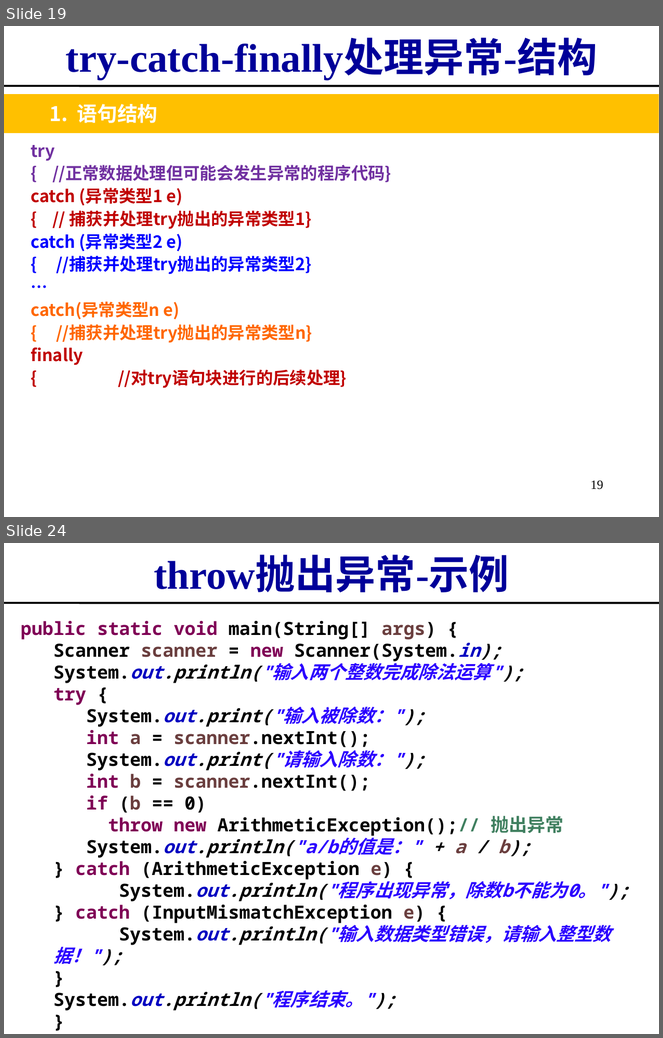
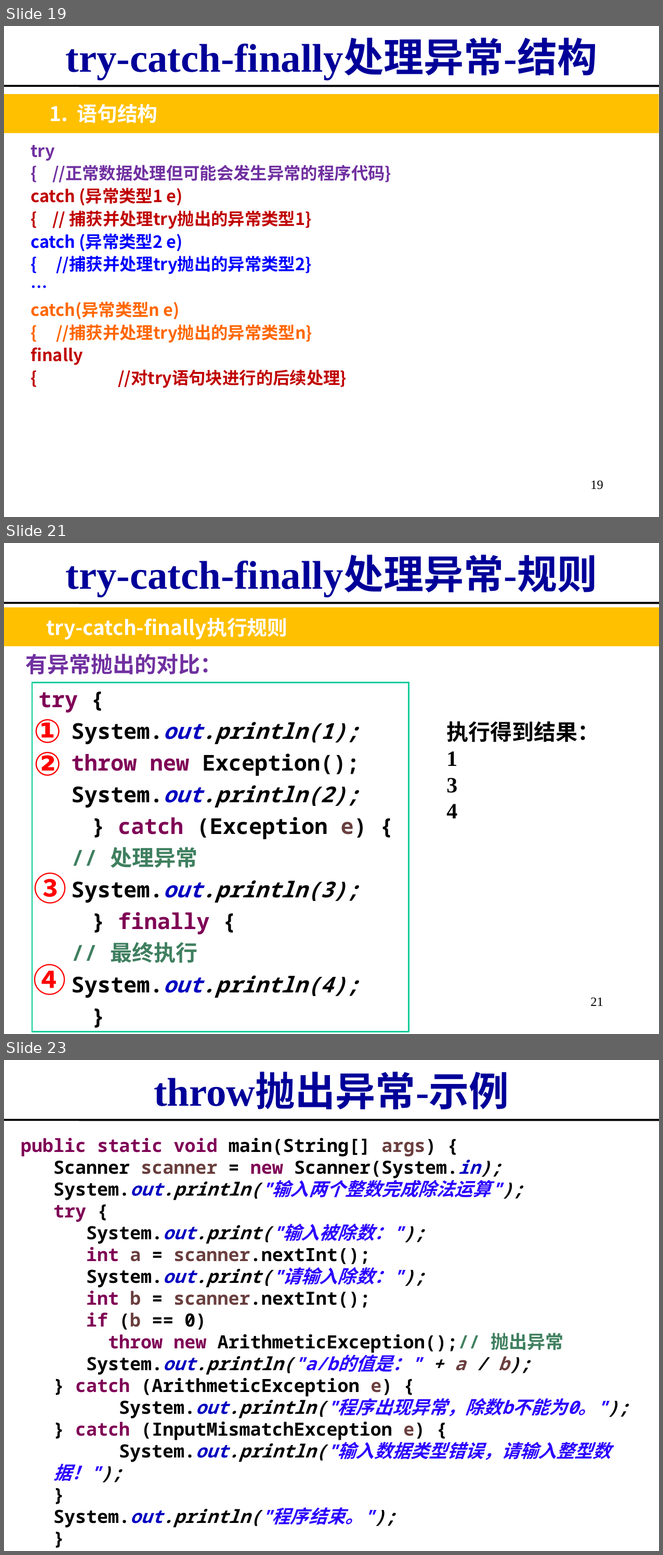
Before and after one commit to imwyw/Java, a slide deck: PPT/javaCh04_异常、枚举、泛型、递归.ppt. Shown one above the other, each under a label of ours: slides 19 and 24 before the commit, slides 19, 21 and 23 after it; the slides between them are not shown. The pictures are 663x1038 and 663x1555 pixels, drawn with LibreOffice and Linux fonts; fonts in the diff are those of the drawing. Boxes give left, top, right and bottom in pixels: in the first picture for what was removed or moved away, otherwise in the second. Text is boxed around its words. In the diff, an @@ line names an element or a change of style, - is before the commit and + after.

```diff
--- a/PPT/javaCh04_异常、枚举、泛型、递归.ppt
+++ b/PPT/javaCh04_异常、枚举、泛型、递归.ppt
@@ slide 21 added at (4, 543, 659, 1034), background #FFFFFF @@
@@ title added at (65, 558, 597, 597), 44 pt, text #000099, bold @@
+try-catch-finally处理异常-规则
@@ line added from (4, 603) to (659, 603), #000000 2.24 pt @@
@@ rectangle added at (4, 607, 659, 646), fill #FFC000 @@
@@ text added at (46, 618, 287, 640), 22.2 pt, text #FFFFFF, bold @@
+try-catch-finally执行规则
@@ text added at (26, 654, 222, 675), 24 pt, text #7030A0, bold @@
+有异常抛出的对比：
@@ text added at (36, 724, 144, 745), 22.2 pt, text #FFFFFF, bold @@
+1. 抛出异常
@@ text added at (447, 721, 599, 819), 24 pt, text #000000, bold @@
+执行得到结果：
+1
+3
+4
@@ group added at (32, 682, 409, 1032): 3 texts, 1 rectangle @@
+try {
+  System.out.println(1);
+  throw new Exception();
+  System.out.println(2);
+} catch (Exception e) {
+  // 处理异常
+  System.out.println(3);
+} finally {
+  // 最终执行
+  System.out.println(4);
+}
+①
+②
+③
@@ text added at (34, 964, 66, 995), 36 pt, text #FF0000, bold @@
+④
@@ page number added at (591, 997, 604, 1006), 14 pt, text #000000 @@
+21
@@ what was slide 24 is now slide 23 @@
```
Also in this commit, not shown: 7 slides changed, 3 other slides added, 5 slides removed.
